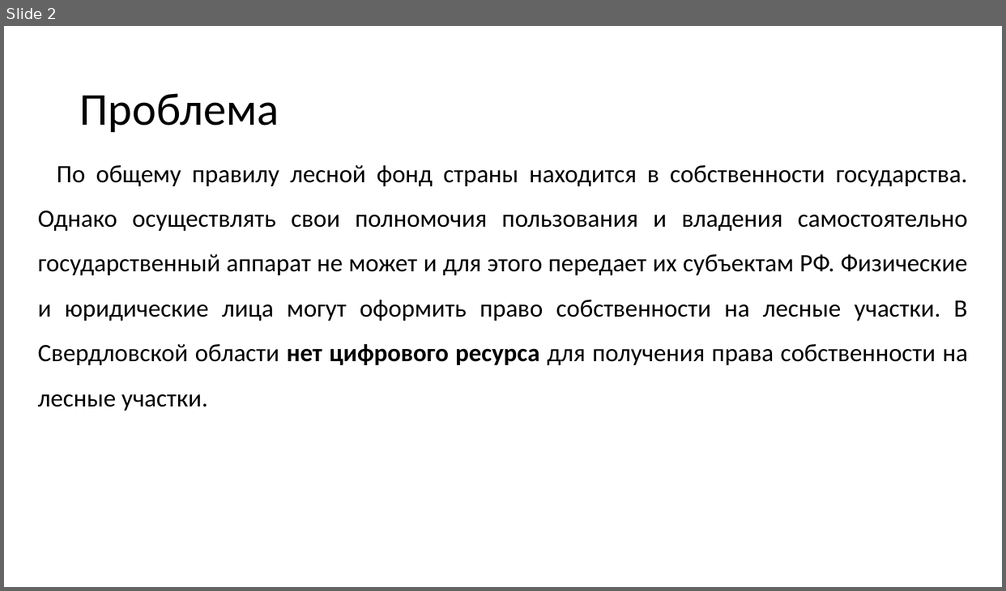
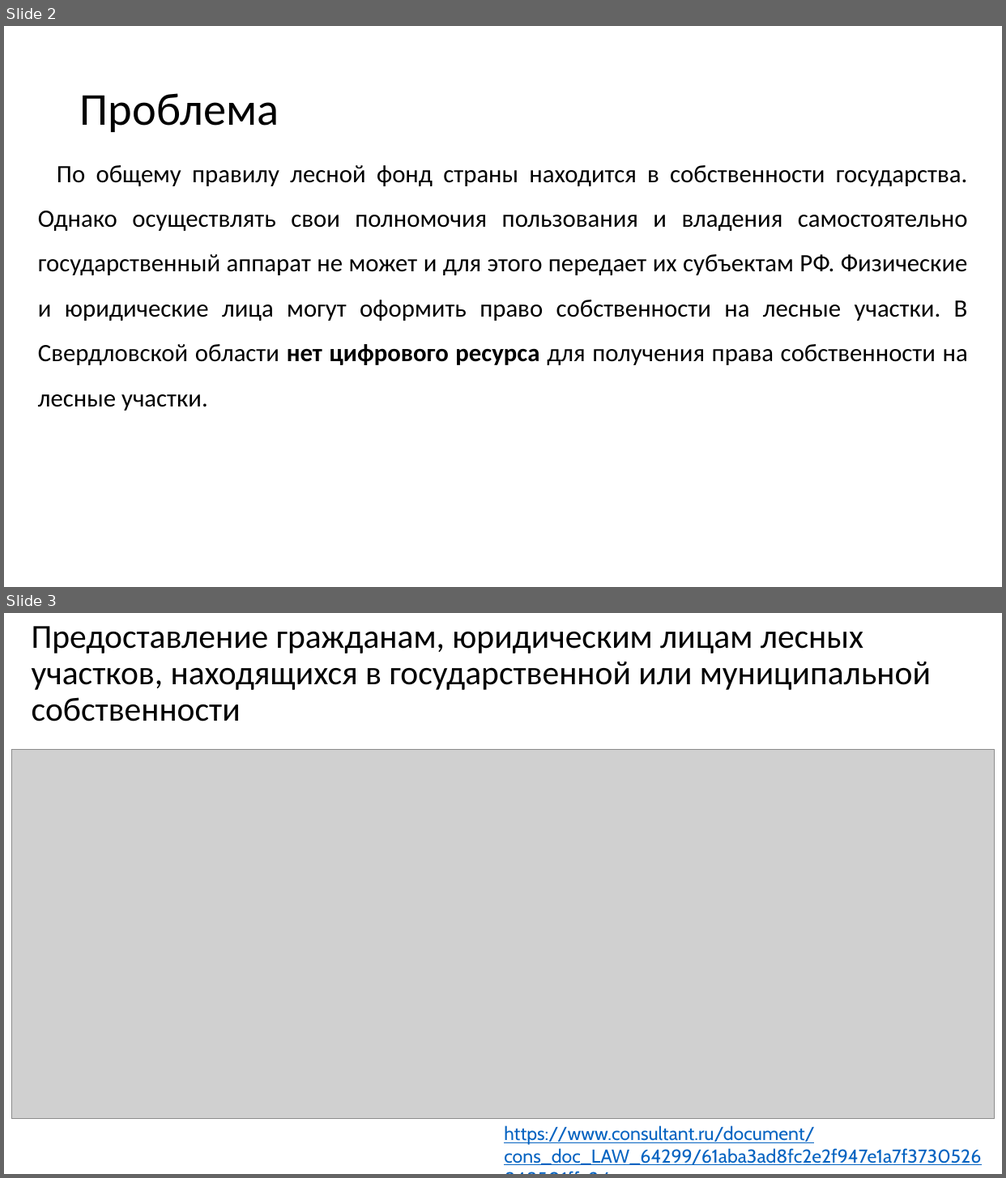
Before and after one commit to mcdodik20008/docs, a slide deck: Презентация.pptx. Shown one above the other, each under a label of ours: slide 2 before the commit, slides 2 and 3 after it. The pictures are 1006x591 and 1006x1178 pixels, drawn with LibreOffice and Linux fonts; fonts in the diff are those of the drawing; grey boxes stand for pictures. Boxes give left, top, right and bottom in pixels: in the first picture for what was removed or moved away, otherwise in the second. Text is boxed around its words. In the diff, an @@ line names an element or a change of style, - is before the commit and + after.

```diff
--- a/Презентация.pptx
+++ b/Презентация.pptx
@@ slide 3 added at <box>4,613,1002,1174</box>, background #FFFFFF @@
@@ title added at <box>32,626,931,722</box>, 32.4 pt, text #000000 @@
+Предоставление гражданам, юридическим лицам лесных участков, находящихся в государственной или муниципальной собственности
@@ picture added at <box>12,750,995,1119</box> @@
@@ text added at <box>504,1126,981,1165</box>, 18 pt, text #0563C1, underline @@
+https://www.consultant.ru/document/cons_doc_LAW_64299/61aba3ad8fc2e2f947e1a7f3730526848501ffe2/
```
Also in this commit, not shown: 6 other slides changed, 1 other slide added, 2 slides removed, 2 other files.
